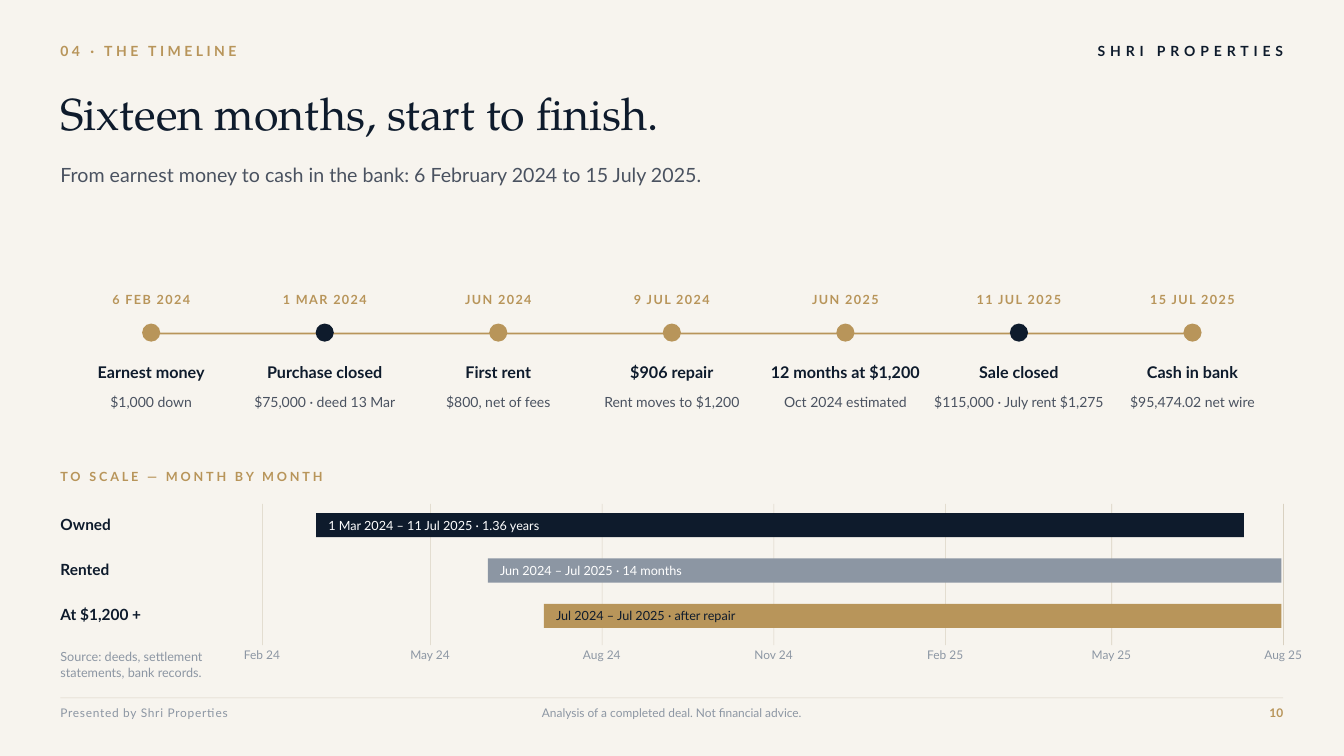
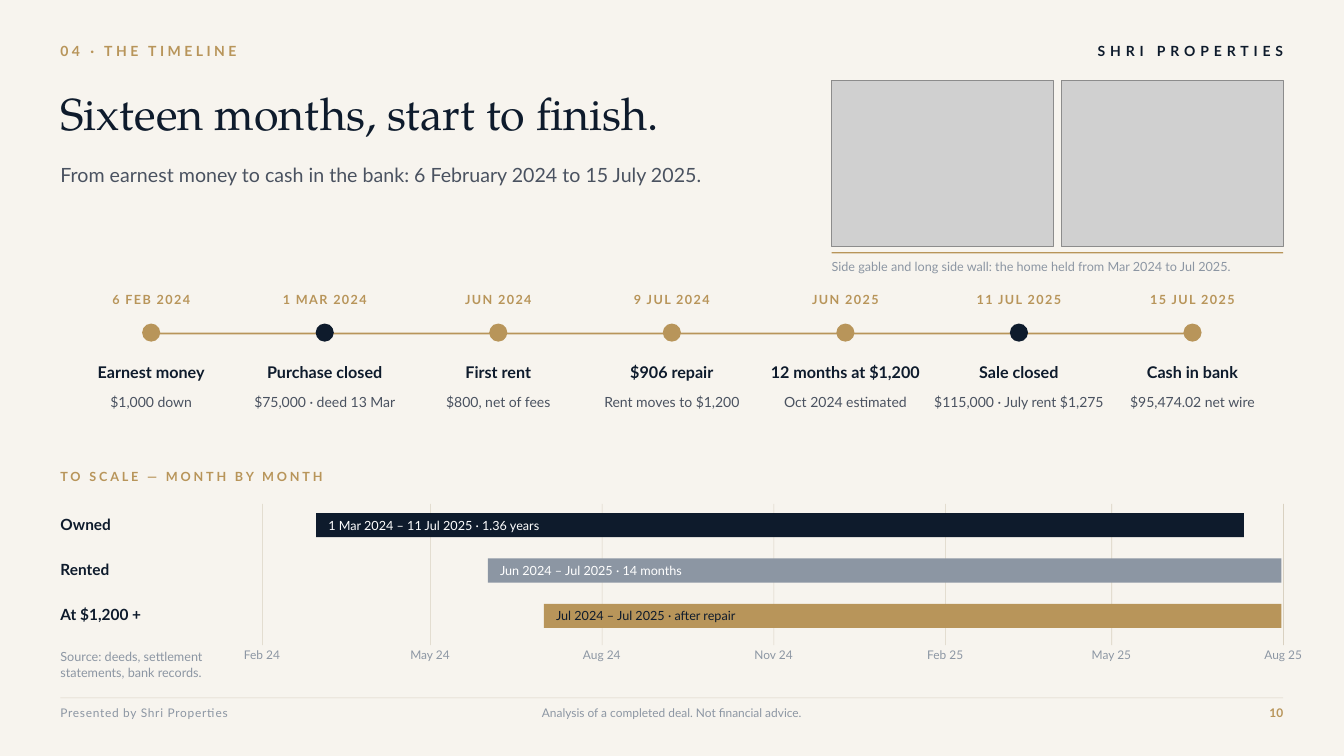
Before and after one commit to sidatreya/returns-calculator, a slide deck: slide 10 of case-study/shri-properties-case-study-4081-e64th.pptx. Drawn at 1344x756 pixels with LibreOffice and Linux fonts; fonts in the diff are those of the drawing; grey boxes stand for pictures. Boxes give left, top, right and bottom in pixels: in the first picture for what was removed or moved away, otherwise in the second. Text is boxed around its words. In the diff, an @@ line names an element or a change of style, - is before the commit and + after.

Commit message:
Investor Pack: add 7 privacy-blurred exterior photos to deck, deal sheet, proposal, gallery and ZIP

```diff
--- a/case-study/shri-properties-case-study-4081-e64th.pptx
+++ b/case-study/shri-properties-case-study-4081-e64th.pptx
@@ picture added at (x1=832, y1=81, x2=1054, y2=247) @@
@@ picture added at (x1=1062, y1=81, x2=1284, y2=247) @@
@@ rectangle added at (x1=832, y1=252, x2=1284, y2=253), fill #B8955A @@
@@ text added at (x1=832, y1=262, x2=1230, y2=273), 9 pt, text #8C96A3 @@
+Side gable and long side wall: the home held from Mar 2024 to Jul 2025.
```
Also in this commit, not shown: 3 other slides changed, 17 other files.
